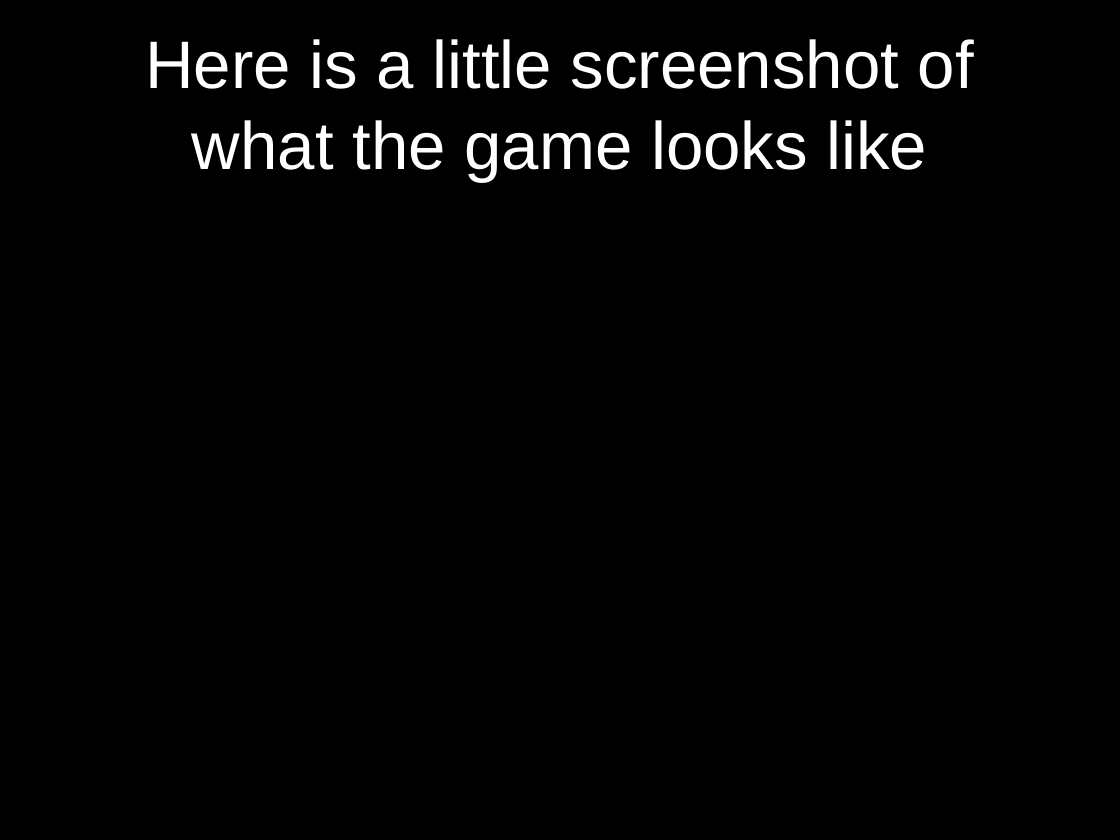
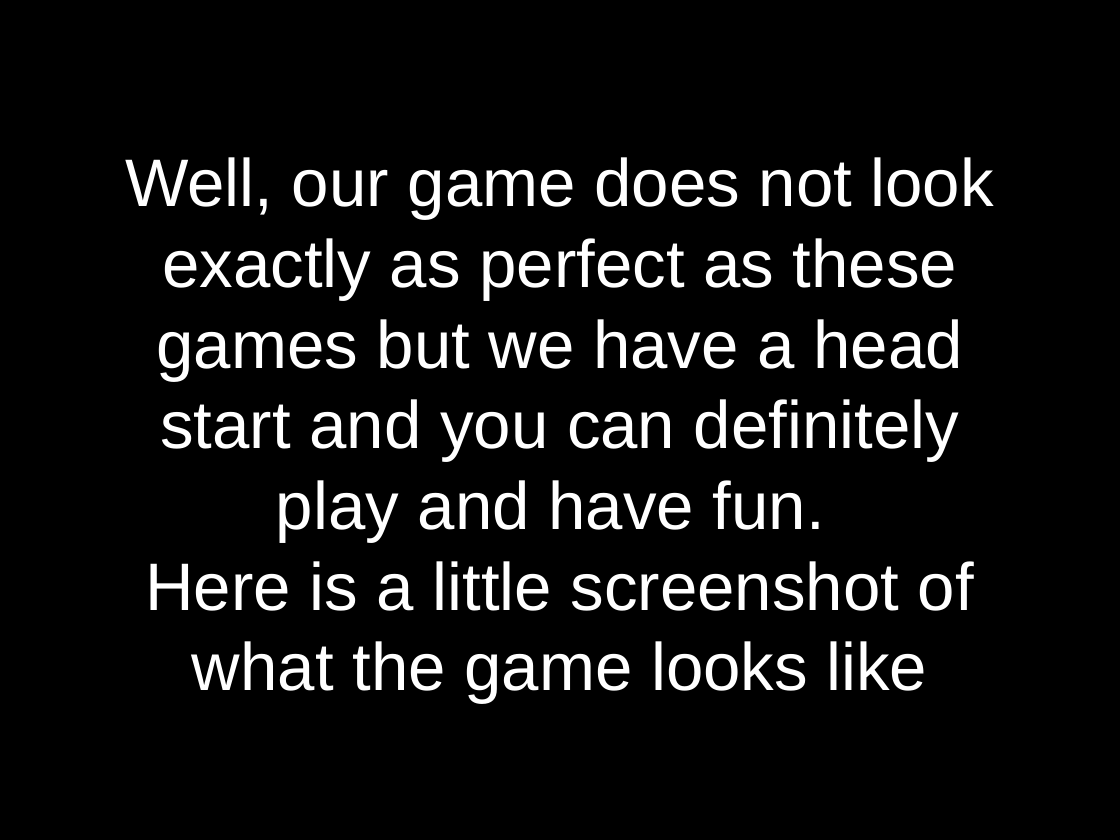
Before and after one commit to harrisonk19/SpaceGame, a slide deck: slide 11 of new_user_documentation.pptx (slide 9 before the commit). Drawn at 1120x840 pixels with LibreOffice and Linux fonts; fonts in the diff are those of the drawing; background and template pictures are left out. Boxes give left, top, right and bottom in pixels: in the first picture for what was removed or moved away, otherwise in the second. Text is boxed around its words. In the diff, an @@ line names an element or a change of style, - is before the commit and + after.

```diff
--- a/new_user_documentation.pptx
+++ b/new_user_documentation.pptx
@@ title at box(125, 157, 994, 703): text changed @@
-Here is a little screenshot of what the game looks like
+Well, our game does not look exactly as perfect as these games but we have a head start and you can definitely play and have fun.
+Here is a little screenshot of what the game looks like
```
Also in this commit, not shown: 4 other slides changed, 5 slides added, 2 slides removed.
